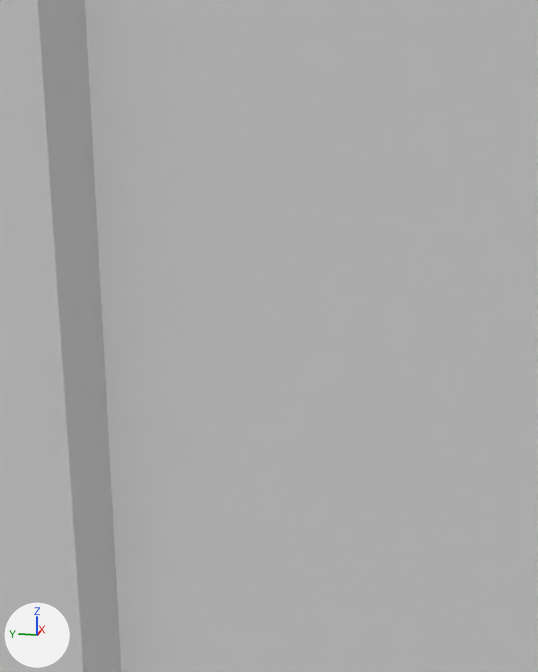
The OBJ model dist/models/house/house.obj, before and after one commit.
Camera for both pictures: a camera (50 mm lens) standing at (-5.412, -3.435, 0.851) and looking at (-4.98, -3.348, 0.743). The lights are fixed; the arrows at lower left show +X, +Y and +Z. Where no turn or scale is listed for an object, it has been applied to the vertices.

Names of what the first picture shows: 'Cottage_Free'.
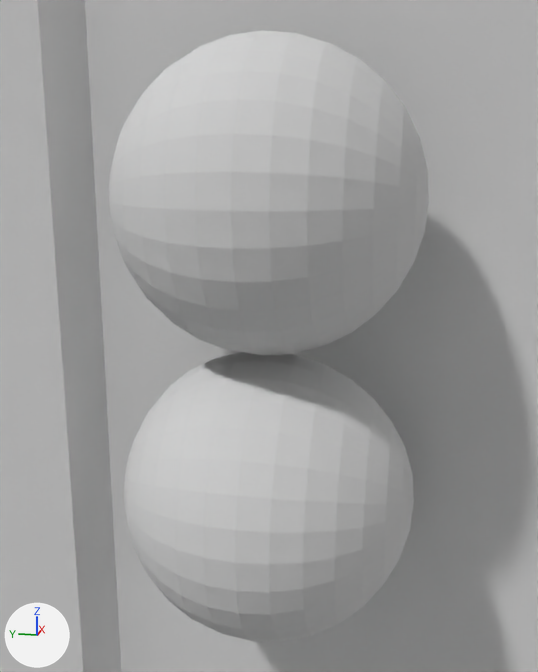
The edits, one by one:
Material 'light' (mat_light) is new.
Its base color is (0.8, 0.8, 0.8) (white #e7e7e7).
Its roughness is 1.0.
Mesh me_bulb2 is new.
It has 257 vertices, 256 faces and spans x -5.037..-4.937, y -3.44..-3.24, z 0.722..0.922.
It uses material mat_light (white #e7e7e7).
Mesh me_bulb1 is new.
It has 257 vertices, 256 faces and spans x -5.037..-4.937, y -3.44..-3.24, z 0.522..0.722.
It uses material mat_light (white #e7e7e7).
Object 'bulb2' (ob_bulb2) is new; it shows me_bulb2.
Its location is (0.0, 0.0, 0.0).
Object 'bulb1' (ob_bulb1) is new; it shows me_bulb1.
Its location is (0.0, 0.0, 0.0).

Changed parts and their boxes [x1, y1, x2, y2] in the pictures (538 x 672 px):
'bulb2', added: after [109, 30, 429, 355]
'bulb1', added: after [124, 352, 414, 642]
